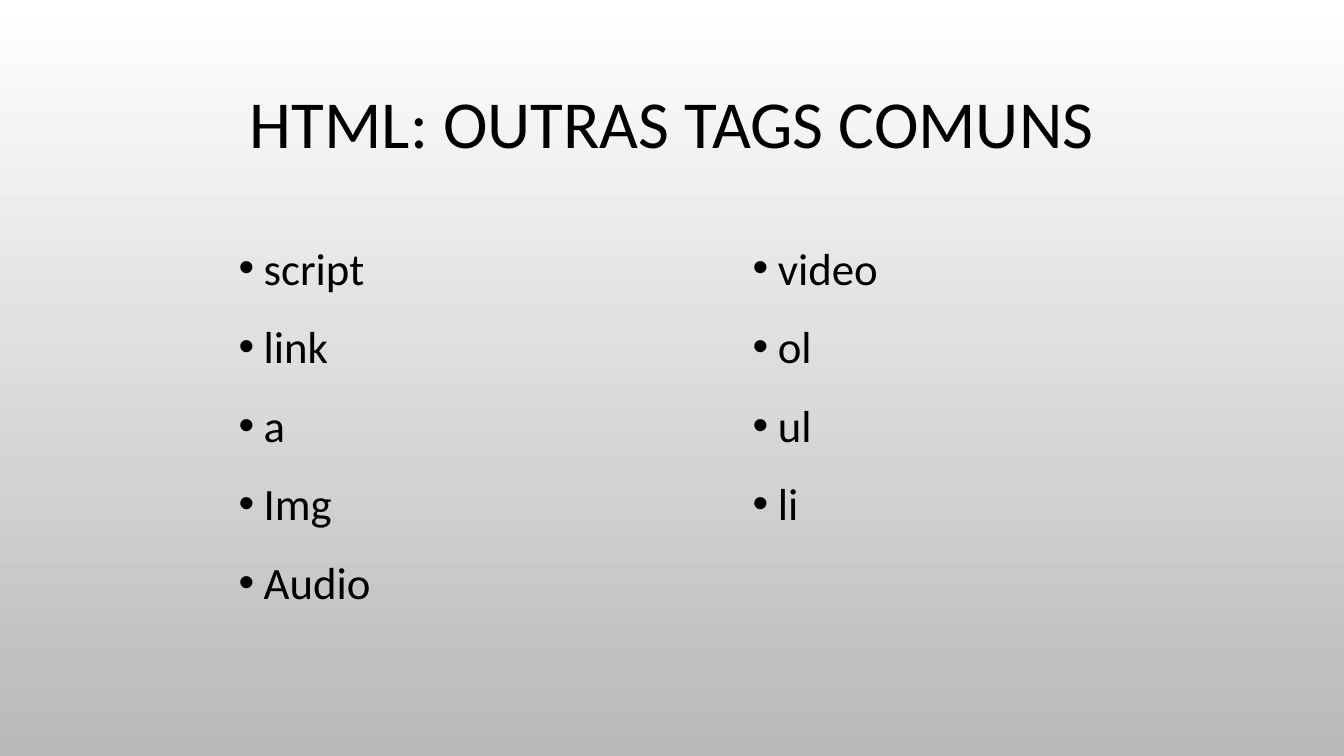
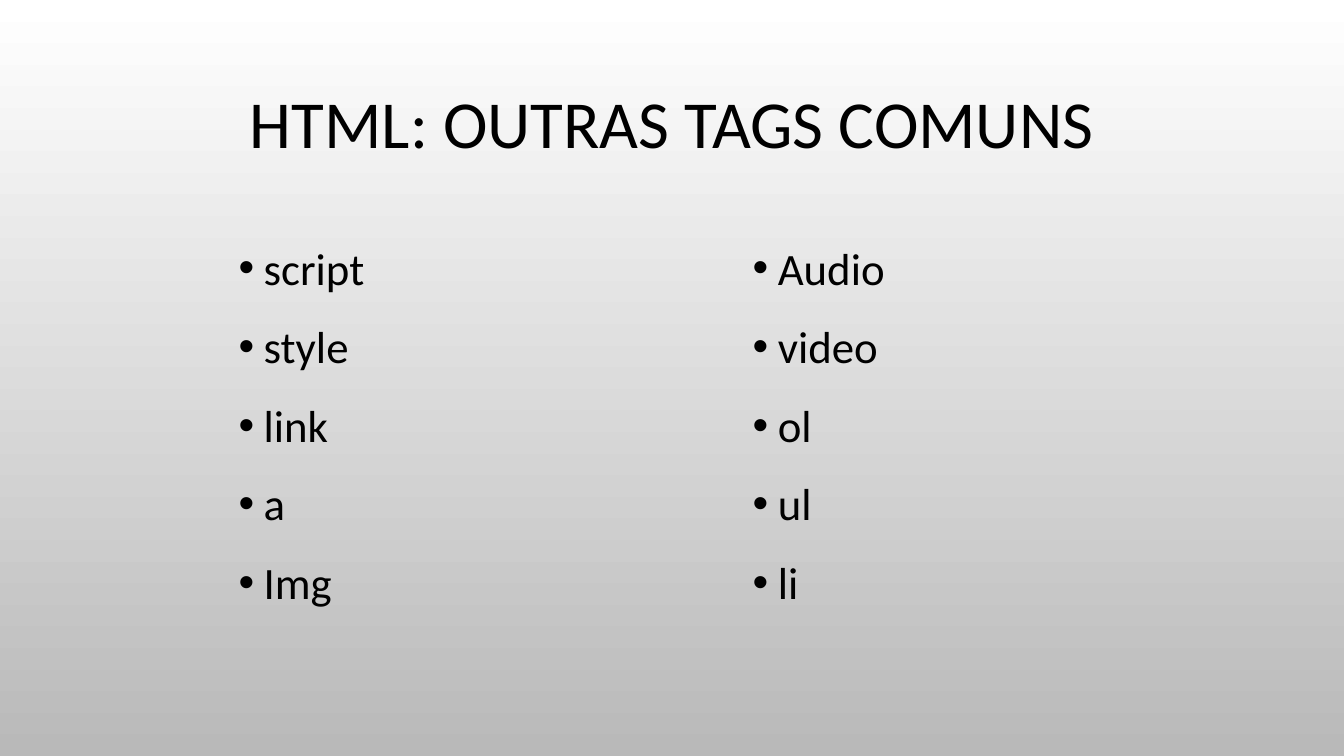
Before and after one commit to JulioCR-Oliveira/Trabalho-Topicos-Especiais, a slide deck: slide 7 of Arquivos/INTRODUÇÃO A FRONT-END.pptx. Drawn at 1344x756 pixels with LibreOffice and Linux fonts; fonts in the diff are those of the drawing; background and template pictures are left out. Boxes give left, top, right and bottom in pixels: in the first picture for what was removed or moved away, otherwise in the second. Text is boxed around its words. In the diff, an @@ line names an element or a change of style, - is before the commit and + after.

Commit message:
Termino parte html do texto

```diff
--- a/Arquivos/INTRODUÇÃO A FRONT-END.pptx
+++ b/Arquivos/INTRODUÇÃO A FRONT-END.pptx
@@ text at (778, 254, 885, 286): paragraph added @@
+• Audio
@@ text at (264, 332, 349, 371): paragraph added @@
+• style
@@ text at (264, 568, 371, 600): paragraph removed @@
-• Audio
```
Also in this commit, not shown: 1 other file.
